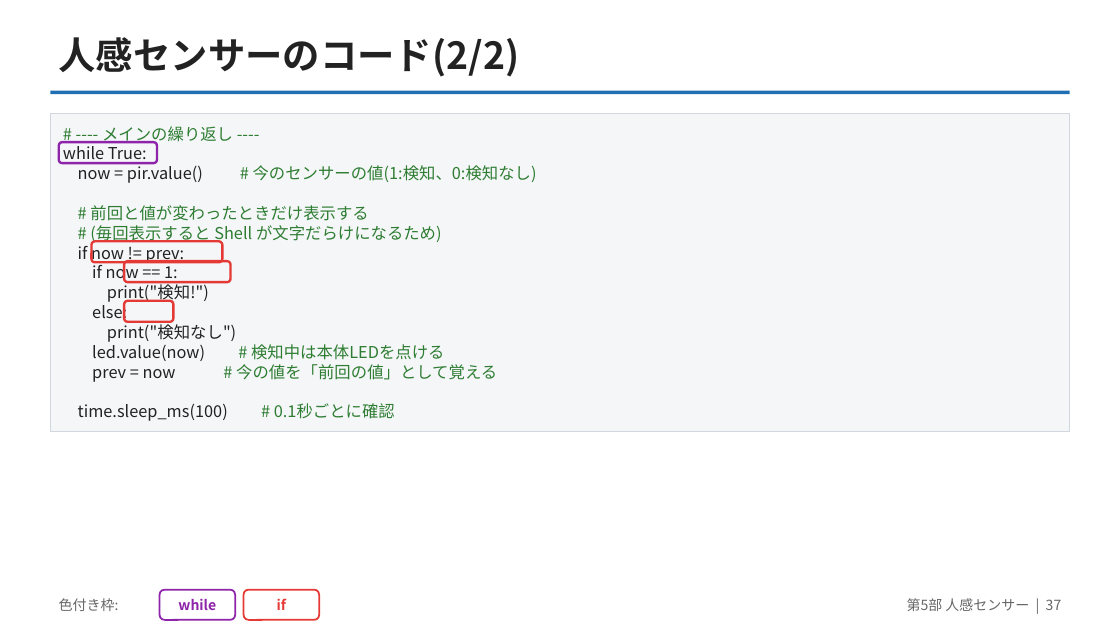
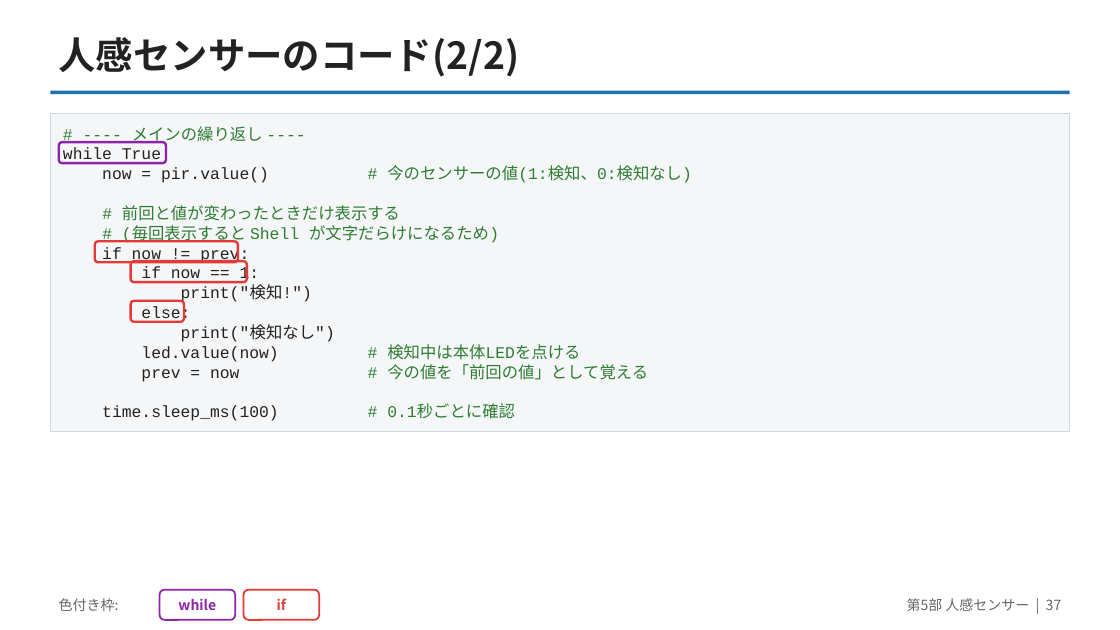
Before and after one commit to yuracode/isiot, a slide deck: slide 37 of slides/pico_sensor_intro.pptx. Drawn at 1120x630 pixels with LibreOffice and Linux fonts; fonts in the diff are those of the drawing. Boxes give left, top, right and bottom in pixels: in the first picture for what was removed or moved away, otherwise in the second. Text is boxed around its words. In the diff, an @@ line names an element or a change of style, - is before the commit and + after.

```diff
--- a/slides/pico_sensor_intro.pptx
+++ b/slides/pico_sensor_intro.pptx
@@ text "# ---- メインの繰り返し ----" at (63,126,692,421): font Noto Sans CJK JP to Courier New @@
@@ rounded rectangle: place and size @@
-rounded rectangle at (59,142,157,163)
+rounded rectangle at (59,142,166,163)
@@ rounded rectangle: place and size @@
-rounded rectangle at (92,241,223,262)
+rounded rectangle at (95,241,238,262)
@@ rounded rectangle: place and size @@
-rounded rectangle at (124,261,231,282)
+rounded rectangle at (131,261,247,282)
@@ rounded rectangle: place and size @@
-rounded rectangle at (124,301,174,322)
+rounded rectangle at (131,301,184,322)
```
Also in this commit, not shown: 36 other slides changed, 2 other files.
